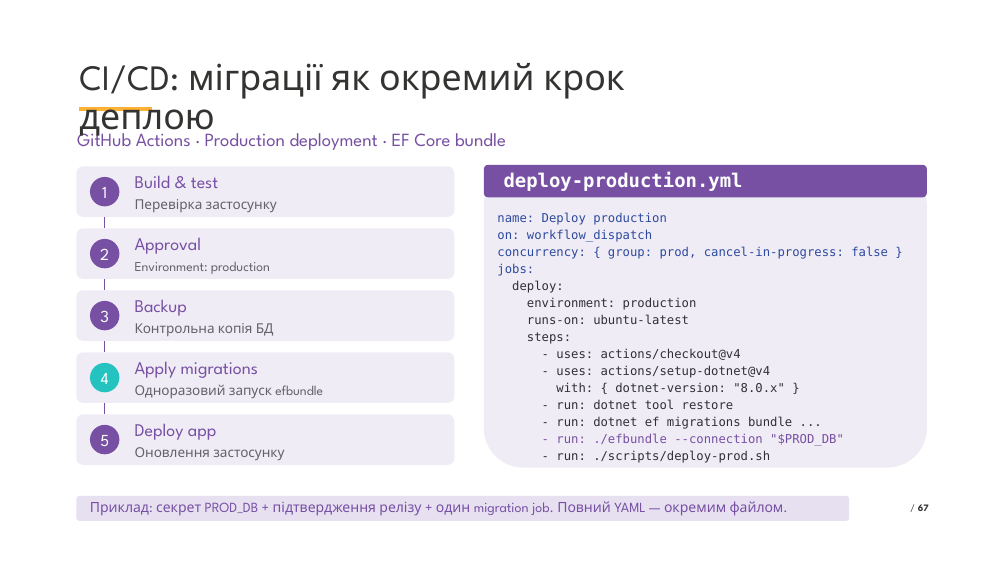
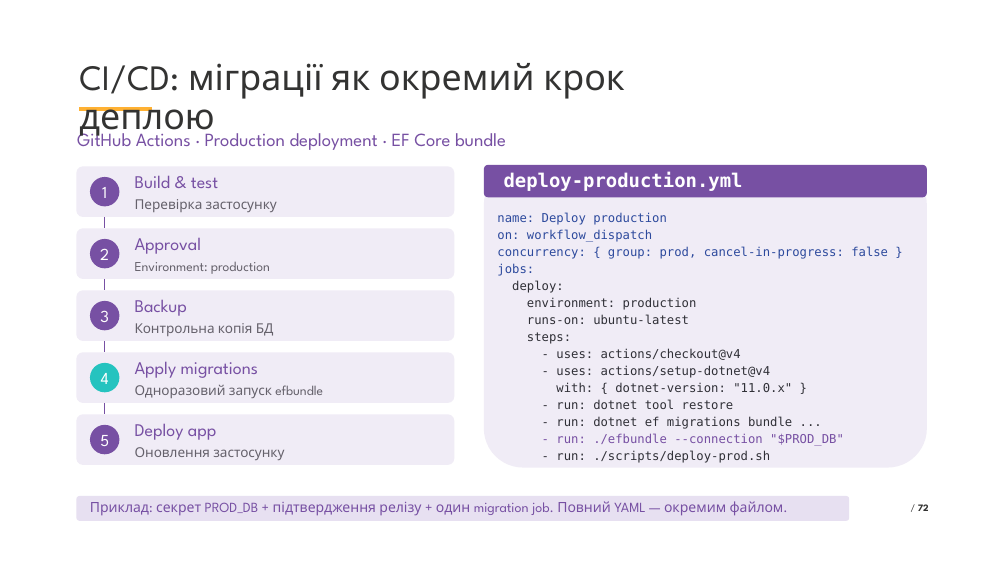
Before and after one commit to VladislavAntonyuk/HomeManagement, a slide deck: slide 72 of .NET Conf 2026 - Ukraine.pptx (slide 67 before the commit). Drawn at 1008x567 pixels with LibreOffice and Linux fonts; fonts in the diff are those of the drawing; background and template pictures are left out. Boxes give left, top, right and bottom in pixels: in the first picture for what was removed or moved away, otherwise in the second. Text is boxed around its words. In the diff, an @@ line names an element or a change of style, - is before the commit and + after.

```diff
--- a/.NET Conf 2026 - Ukraine.pptx
+++ b/.NET Conf 2026 - Ukraine.pptx
@@ text at bbox=[556, 382, 792, 392]: text changed @@
-with: { dotnet-version: "8.0.x" }
+with: { dotnet-version: "11.0.x" }
@@ page number at bbox=[918, 504, 929, 511]: text changed @@
-/ 67
+/ 72
```
Also in this commit, not shown: 3 other slides changed, 5 slides added, 18 other files.
